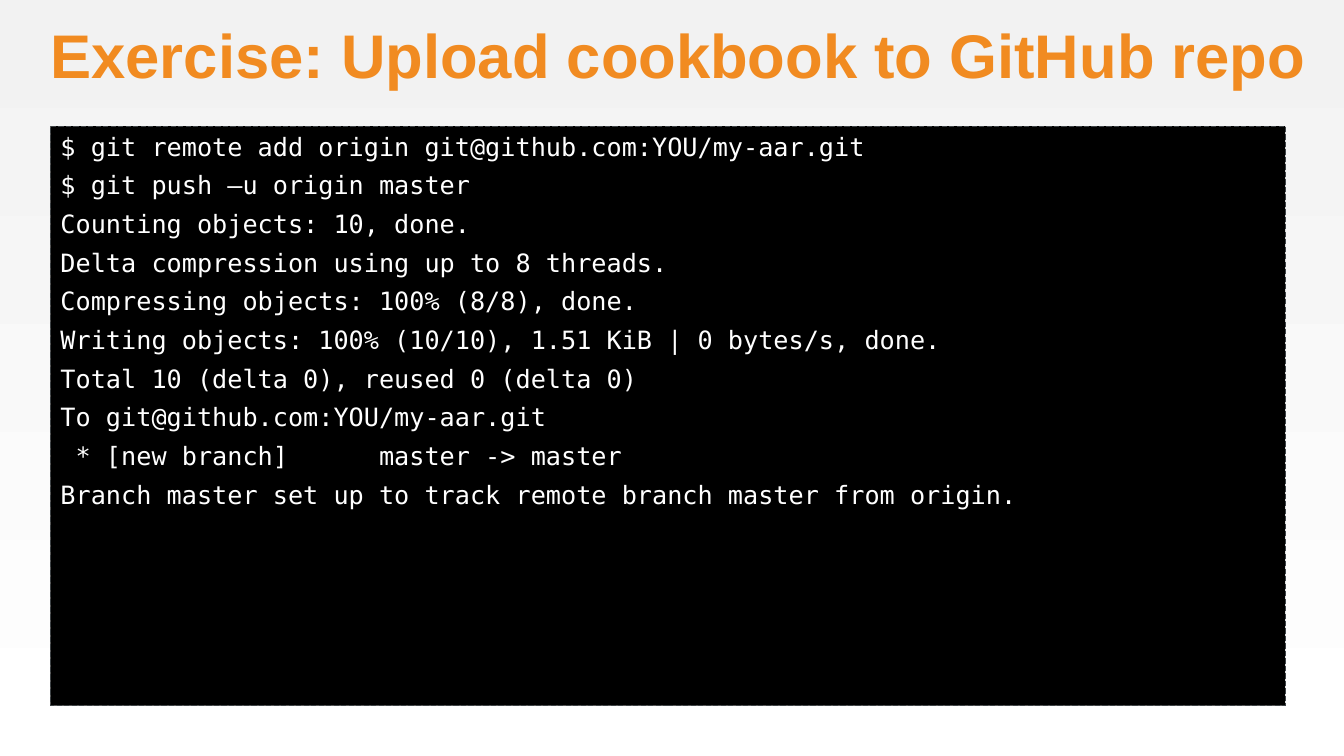
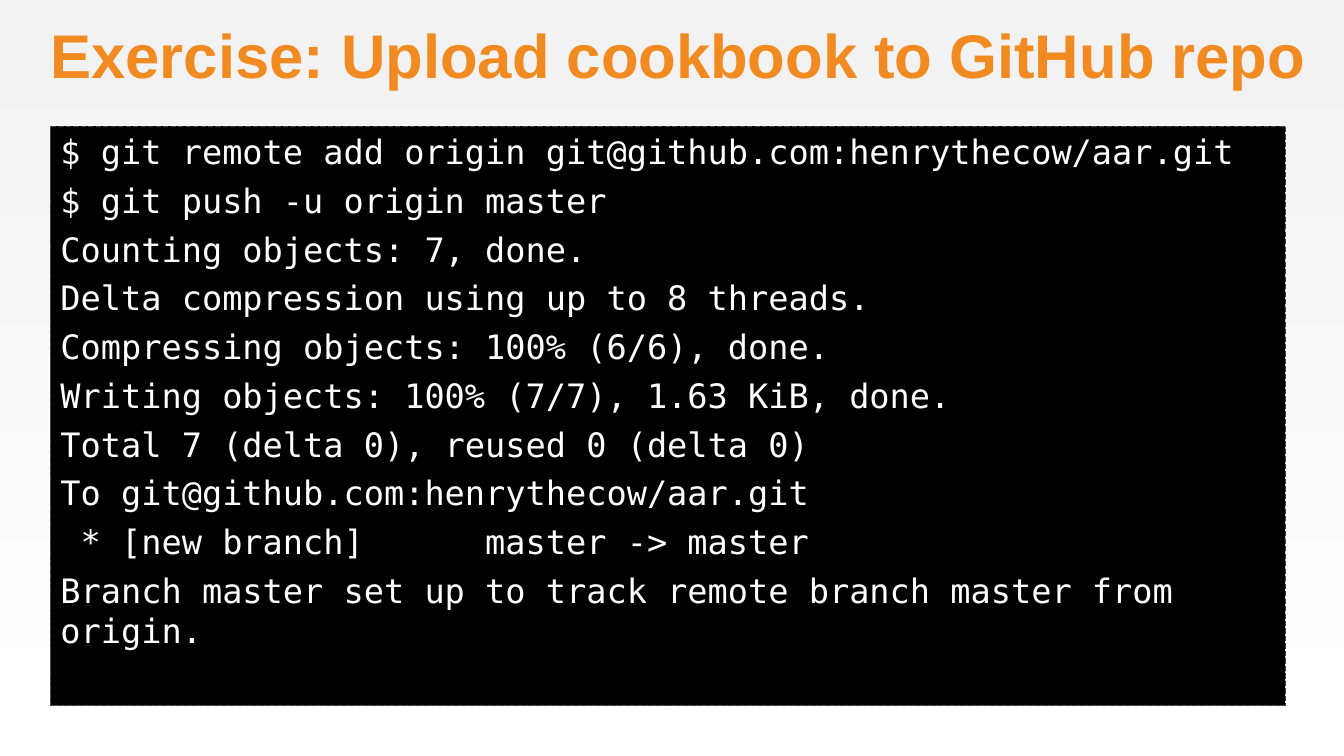
Before and after one commit to chef-training/workshops, a slide deck: slide 21 of Awesome_Appliance_Repair/AwesomeApplicanceRepair.pptx (slide 22 before the commit). Drawn at 1344x756 pixels with LibreOffice and Linux fonts; fonts in the diff are those of the drawing; background and template pictures are left out. Boxes give left, top, right and bottom in pixels: in the first picture for what was removed or moved away, otherwise in the second. Text is boxed around its words. In the diff, an @@ line names an element or a change of style, - is before the commit and + after.

```diff
--- a/Awesome_Appliance_Repair/AwesomeApplicanceRepair.pptx
+++ b/Awesome_Appliance_Repair/AwesomeApplicanceRepair.pptx
@@ text at [60, 138, 1234, 269]: text changed; size 18 to 24 pt @@
-$ git remote add origin git@github.com:YOU/my-aar.git
-$ git push –u origin master
-Counting objects: 10, done.
+$ git remote add origin git@github.com:henrythecow/aar.git
+$ git push -u origin master
+Counting objects: 7, done.
@@ text at [60, 284, 1173, 650]: size 18 to 24 pt in "Delta compression using up to 8 threads.", "* [new branch] master -> master", "Branch master set up to track remote ..." @@
@@ text at [60, 333, 950, 513]: text changed; size 18 to 24 pt @@
-Compressing objects: 100% (8/8), done.
-Writing objects: 100% (10/10), 1.51 KiB | 0 bytes/s, done.
-Total 10 (delta 0), reused 0 (delta 0)
-To git@github.com:YOU/my-aar.git
+Compressing objects: 100% (6/6), done.
+Writing objects: 100% (7/7), 1.63 KiB, done.
+Total 7 (delta 0), reused 0 (delta 0)
+To git@github.com:henrythecow/aar.git
```
Also in this commit, not shown: 6 other slides changed, 3 slides added, 1 other file.
